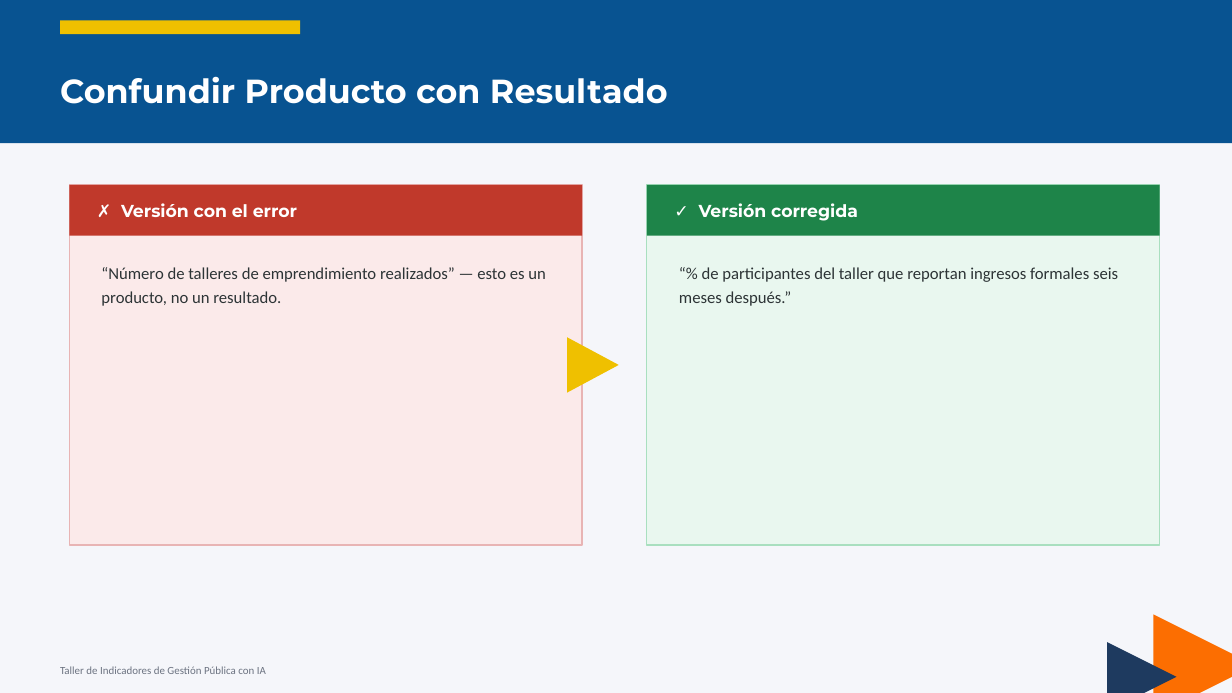
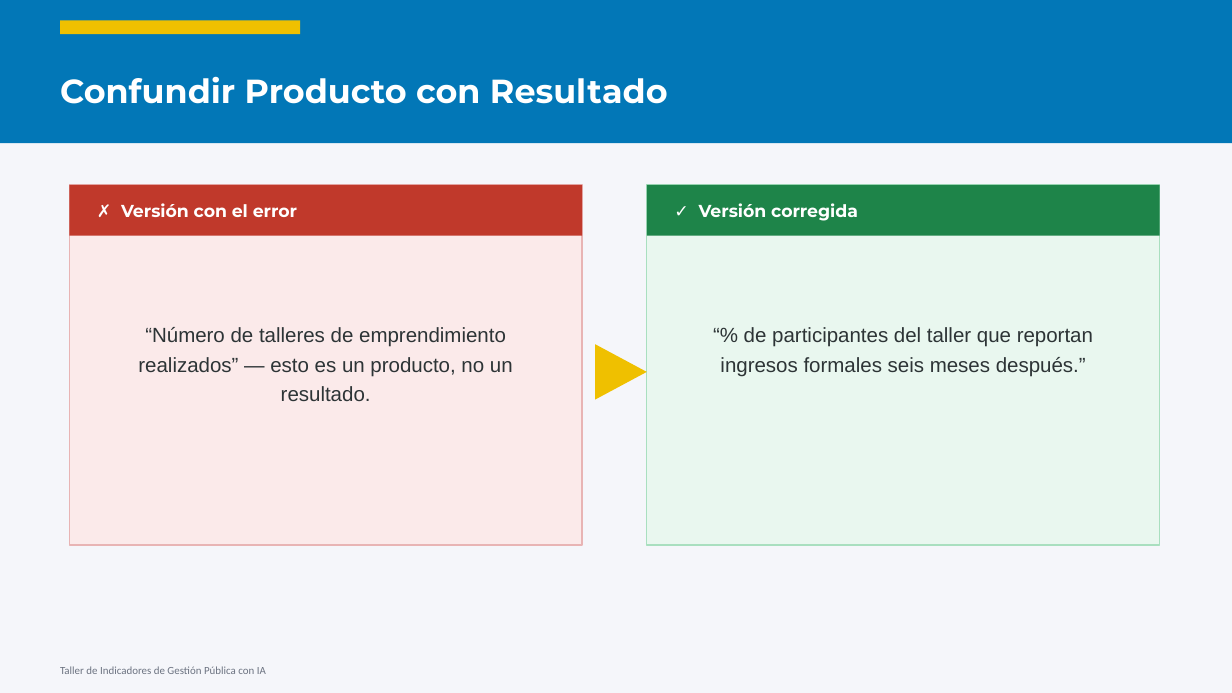
Before and after one commit to smezam-star/Management-Indicators, a slide deck: slide 22 of docs/Taller_Indicadores_Gestion_Publica_IA.pptx (slide 24 before the commit). Drawn at 1232x693 pixels with LibreOffice and Linux fonts; fonts in the diff are those of the drawing. Boxes give left, top, right and bottom in pixels: in the first picture for what was removed or moved away, otherwise in the second. Text is boxed around its words. In the diff, an @@ line names an element or a change of style, - is before the commit and + after.

Commit message:
Actualizar simulador con ejemplos y ejercicios del Taller 8

```diff
--- a/docs/Taller_Indicadores_Gestion_Publica_IA.pptx
+++ b/docs/Taller_Indicadores_Gestion_Publica_IA.pptx
@@ rectangle at (0,0,1232,143): fill #085391 to #0277B7 @@
@@ text "“Número de talleres de emprendimiento ...": place and size @@
-text "“Número de talleres de emprendimiento ..." at (101,267,545,306)
+text "“Número de talleres de emprendimiento ..." at (138,327,513,401)
@@ text "“Número de talleres de emprendimiento ..." at (138,327,513,401): size 13 to 16 pt, font Calibri to Arial; alignment left to centre @@
@@ text "“% de participantes del taller ..." at (720,327,1093,376): size 13 to 16 pt, font Calibri to Arial; alignment left to centre @@
@@ text "“% de participantes del taller ...": place and size @@
-text "“% de participantes del taller ..." at (679,267,1118,306)
+text "“% de participantes del taller ..." at (720,327,1093,376)
@@ triangle: place and size @@
-triangle at (567,337,619,393)
+triangle at (595,345,647,400)
@@ triangle removed at (1153,615,1232,693) @@
@@ triangle removed at (1107,642,1177,693) @@
```
Also in this commit, not shown: 44 other slides changed, 2 slides added, 6 slides removed, 8 other files.
